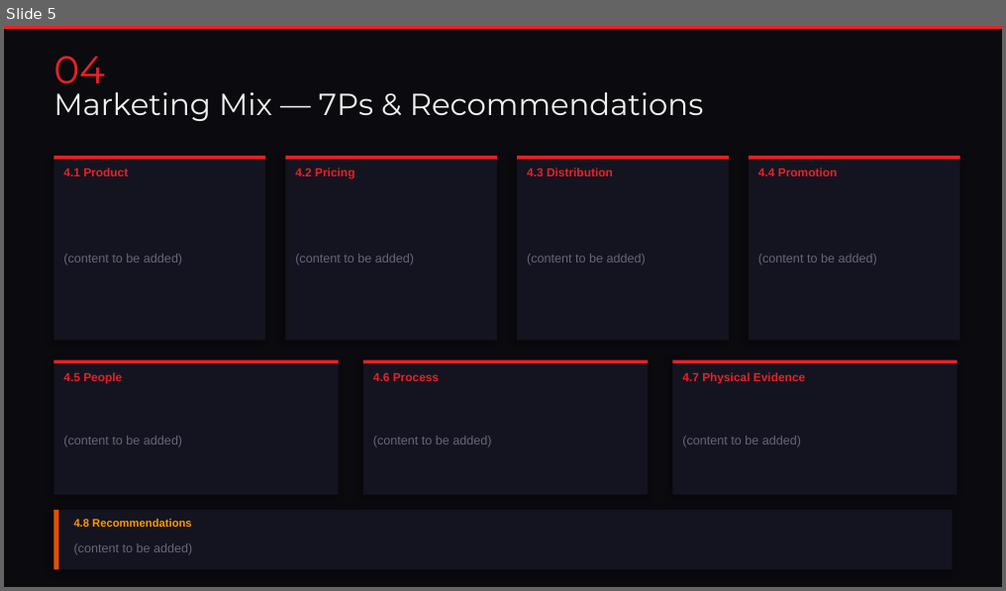
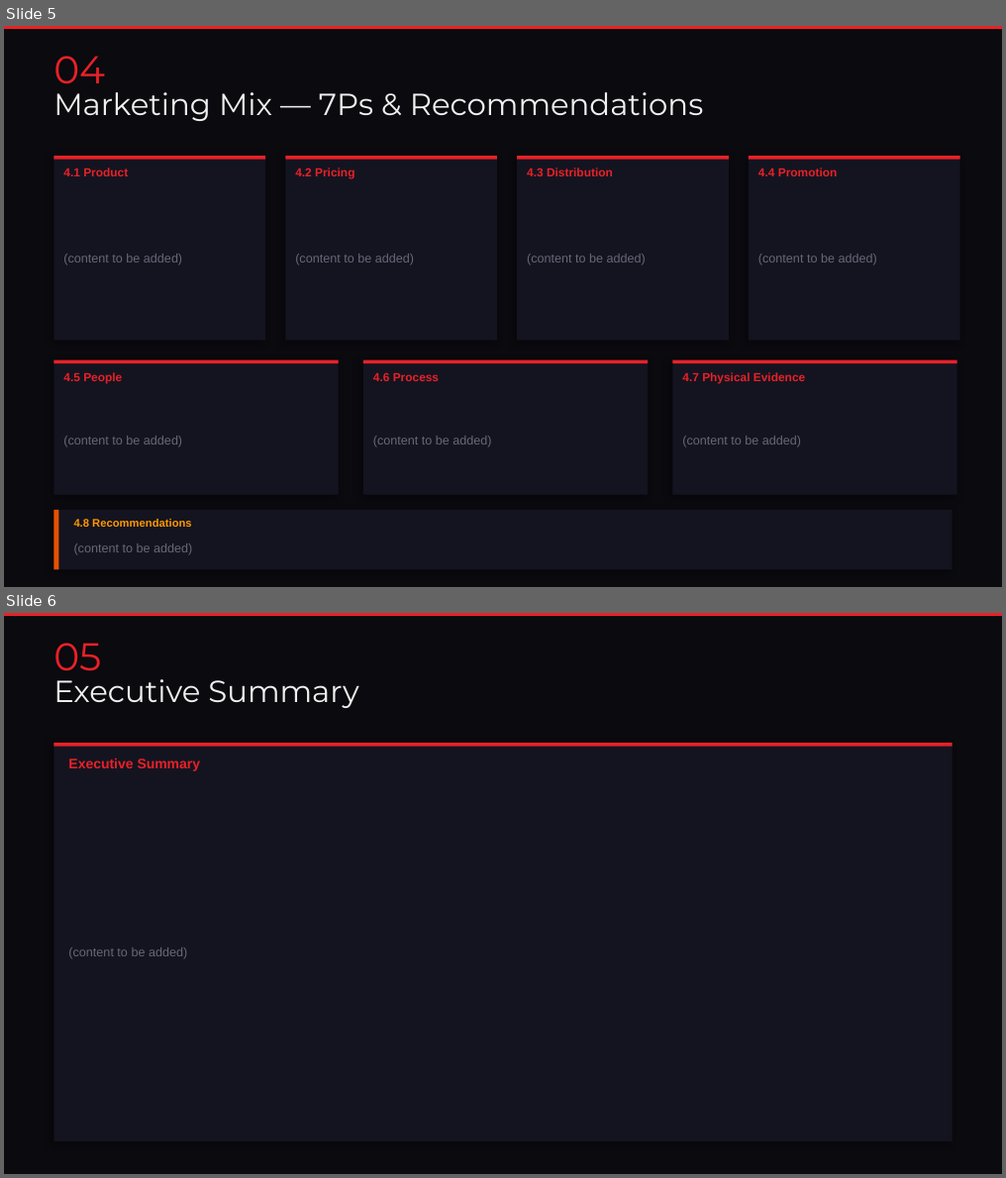
Before and after one commit to MadBoy001/Tesla, a slide deck: Tesla_Model3_Marketing.pptx. Shown one above the other, each under a label of ours: slide 5 before the commit, slides 5 and 6 after it. The pictures are 1006x591 and 1006x1178 pixels, drawn with LibreOffice and Linux fonts; fonts in the diff are those of the drawing. Boxes give left, top, right and bottom in pixels: in the first picture for what was removed or moved away, otherwise in the second. Text is boxed around its words. In the diff, an @@ line names an element or a change of style, - is before the commit and + after.

```diff
--- a/Tesla_Model3_Marketing.pptx
+++ b/Tesla_Model3_Marketing.pptx
@@ slide 6 added at box(4, 613, 1002, 1174), background #0A0A0F @@
@@ rectangle added at box(4, 613, 1002, 616), fill #E82127 @@
@@ text added at box(54, 643, 101, 671), 28 pt, text #E82127 @@
+05
@@ text added at box(54, 679, 358, 708), 22 pt, text #F0F0F0 @@
+Executive Summary
@@ rectangle added at box(54, 743, 952, 1142), fill #141420 @@
@@ rectangle added at box(54, 743, 952, 747), fill #E82127 @@
@@ text added at box(68, 759, 201, 771), 10 pt, text #E82127, bold @@
+Executive Summary
@@ text added at box(68, 948, 187, 959), 9 pt, text #666677 @@
+(content to be added)
```
Also in this commit, not shown: 1 other slide added, 1 slide removed, 4 other files.
